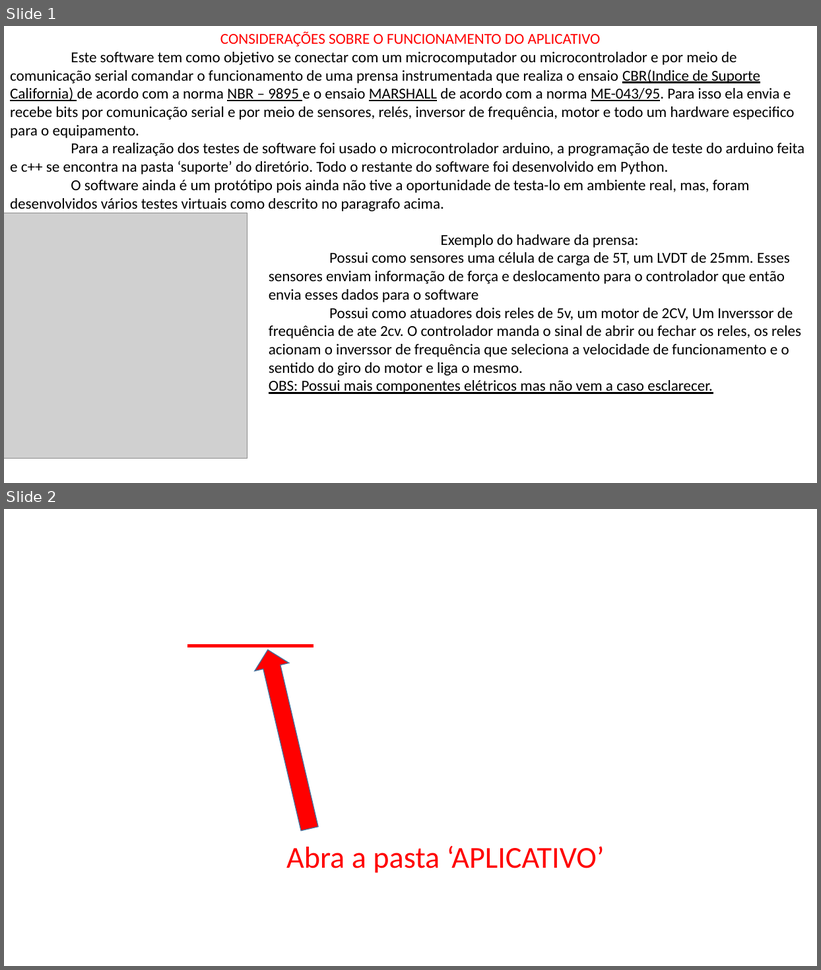
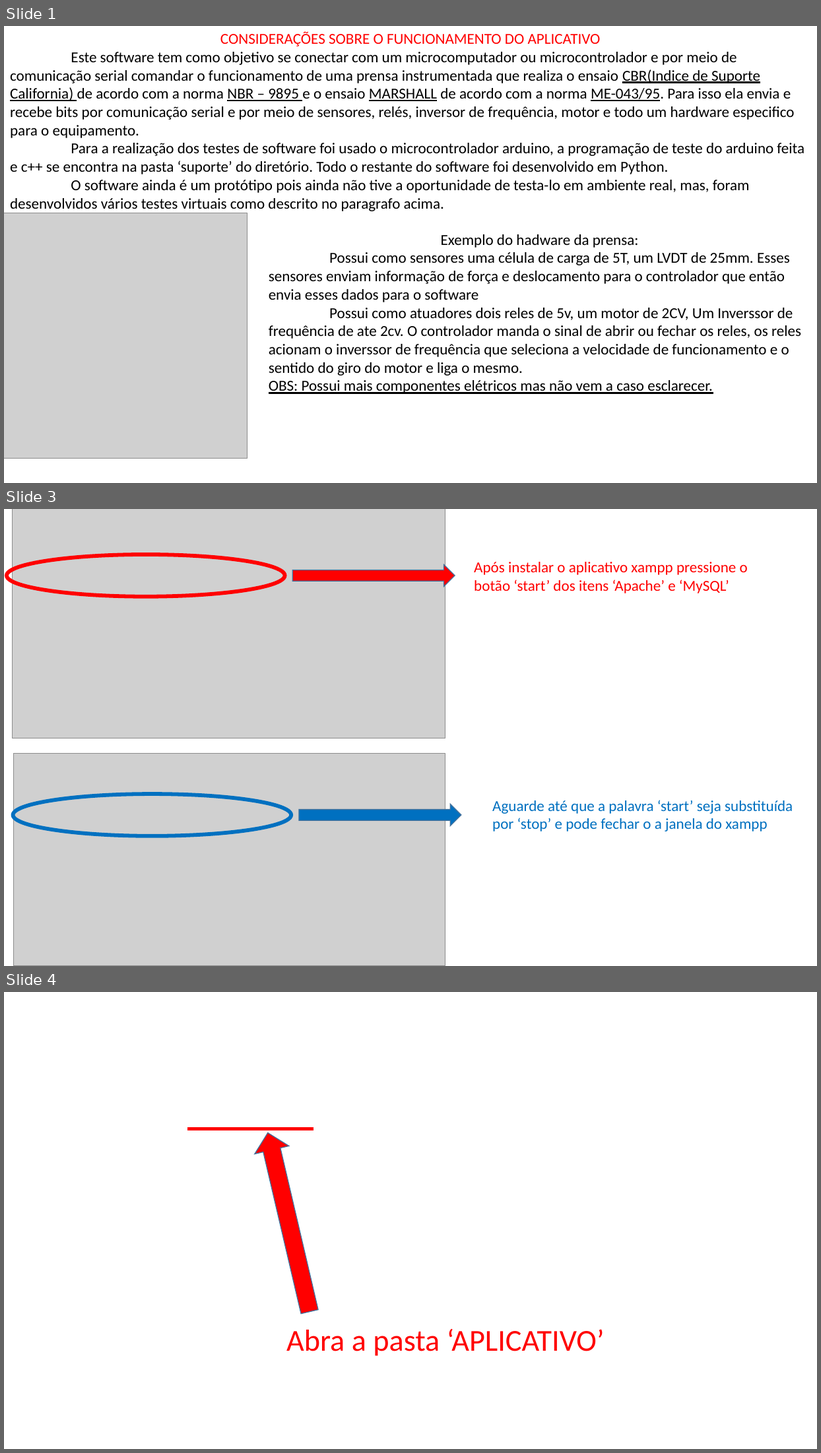
Before and after one commit to LucioMi/Software-Prensa-Cbr-Marshall, a slide deck: Manual_Usuario.pptx. Shown one above the other, each under a label of ours: slides 1 and 2 before the commit, slides 1, 3 and 4 after it; the slides between them are not shown. The pictures are 821x970 and 821x1453 pixels, drawn with LibreOffice and Linux fonts; fonts in the diff are those of the drawing; grey boxes stand for pictures; background and template pictures are left out. Boxes give left, top, right and bottom in pixels: in the first picture for what was removed or moved away, otherwise in the second. Text is boxed around its words. In the diff, an @@ line names an element or a change of style, - is before the commit and + after.

```diff
--- a/Manual_Usuario.pptx
+++ b/Manual_Usuario.pptx
@@ slide 3 added at (x1=4, y1=509, x2=817, y2=966), background #FFFFFF @@
@@ picture added at (x1=12, y1=509, x2=445, y2=739) @@
@@ ellipse added at (x1=7, y1=555, x2=284, y2=597), outline #FF0000 4.5 pt @@
@@ down arrow added at (x1=292, y1=564, x2=455, y2=586), fill #FF0000, outline #43739E 1 pt @@
@@ text added at (x1=474, y1=562, x2=748, y2=593), 18 pt, text #FF0000 @@
+Após instalar o aplicativo xampp pressione o botão ‘start’ dos itens ‘Apache’ e ‘MySQL’
@@ picture added at (x1=13, y1=754, x2=445, y2=966) @@
@@ ellipse added at (x1=13, y1=795, x2=291, y2=836), outline #0070C0 4.5 pt @@
@@ down arrow added at (x1=299, y1=804, x2=461, y2=826), fill #0070C0, outline #43739E 1 pt @@
@@ text added at (x1=492, y1=800, x2=793, y2=832), 18 pt, text #0070C0 @@
+Aguarde até que a palavra ‘start’ seja substituída por ‘stop’ e pode fechar o a janela do xampp
@@ what was slide 2 is now slide 4 @@
```
Also in this commit, not shown: 1 other slide added.
